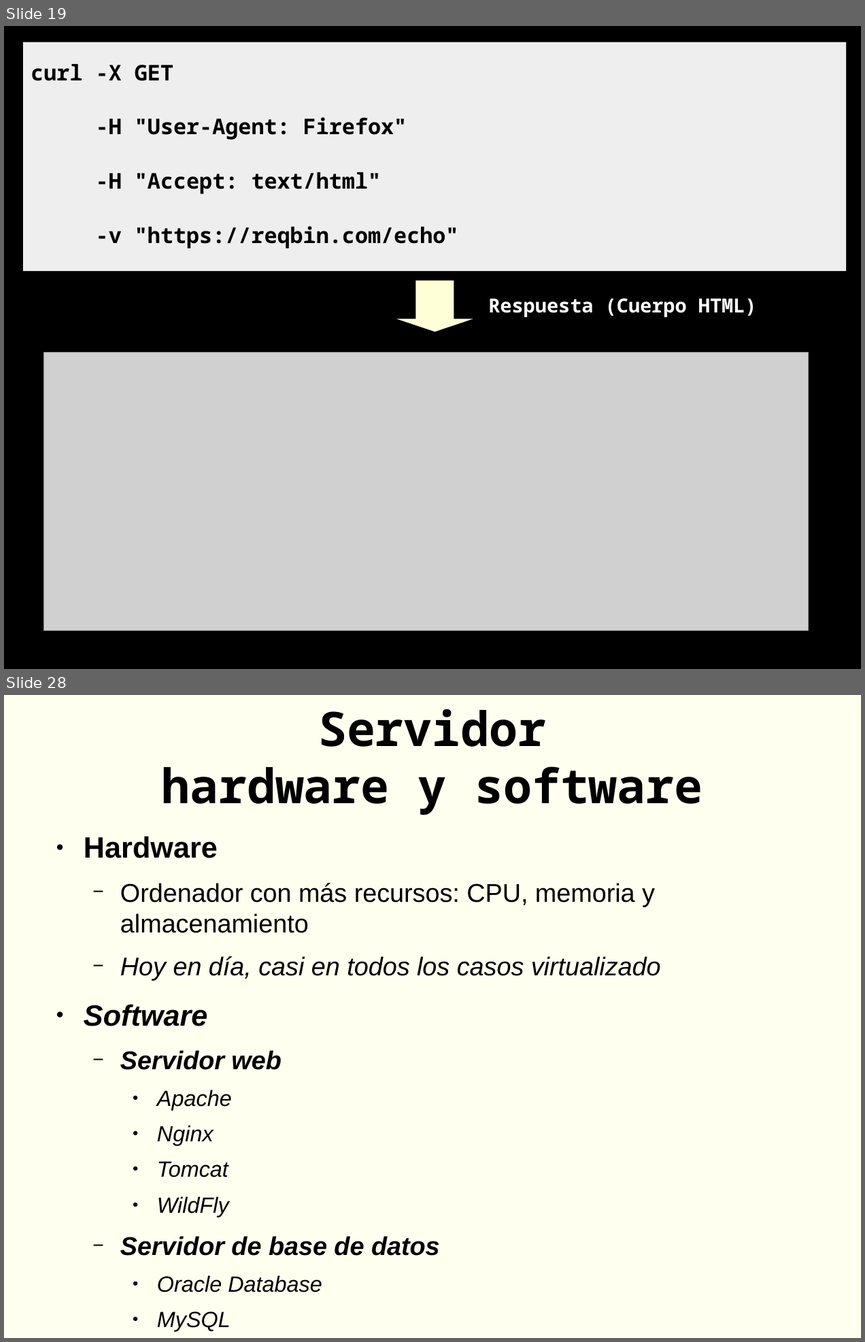
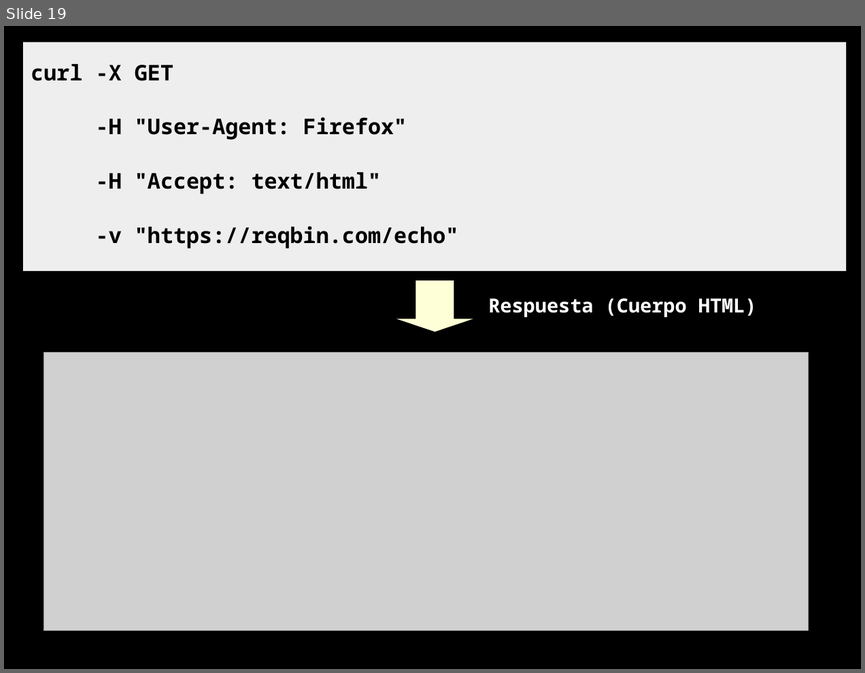
Before and after one commit to rgmf/DWES, a slide deck: 01_arquitectura_web/presentacion/02_protocolo_http.odp. Shown one above the other, each under a label of ours: slides 19 and 28 before the commit, slide 19 after it; the slides between them are not shown. The pictures are 865x1342 and 865x673 pixels, drawn with LibreOffice and Linux fonts; fonts in the diff are those of the drawing; grey boxes stand for pictures. Boxes give left, top, right and bottom in pixels: in the first picture for what was removed or moved away, otherwise in the second. Text is boxed around its words. In the diff, an @@ line names an element or a change of style, - is before the commit and + after.

```diff
--- a/01_arquitectura_web/presentacion/02_protocolo_http.odp
+++ b/01_arquitectura_web/presentacion/02_protocolo_http.odp
@@ slide 28 removed at bbox=[4, 695, 861, 1338], background #FFFFF0 @@
@@ title removed at bbox=[161, 709, 702, 815] @@
-Servidor
-hardware y software
@@ text removed at bbox=[84, 836, 661, 1292] @@
-● Hardware
-  − Ordenador con más recursos: CPU, memoria y almacenamiento
-  − Hoy en día, casi en todos los casos virtualizado
-● Software
-  − Servidor web
-    ● Apache
-    ● Nginx
-    ● Tomcat
-    ● WildFly
-  − Servidor de base de datos
-    ● Oracle Database
-    ● MySQL
-    ● MariaDB
-    ● PostgreSQL
-    ● Microsoft SQL Server
```
Also in this commit, not shown: 1 slide changed, 16 other slides removed, 30 other files.
